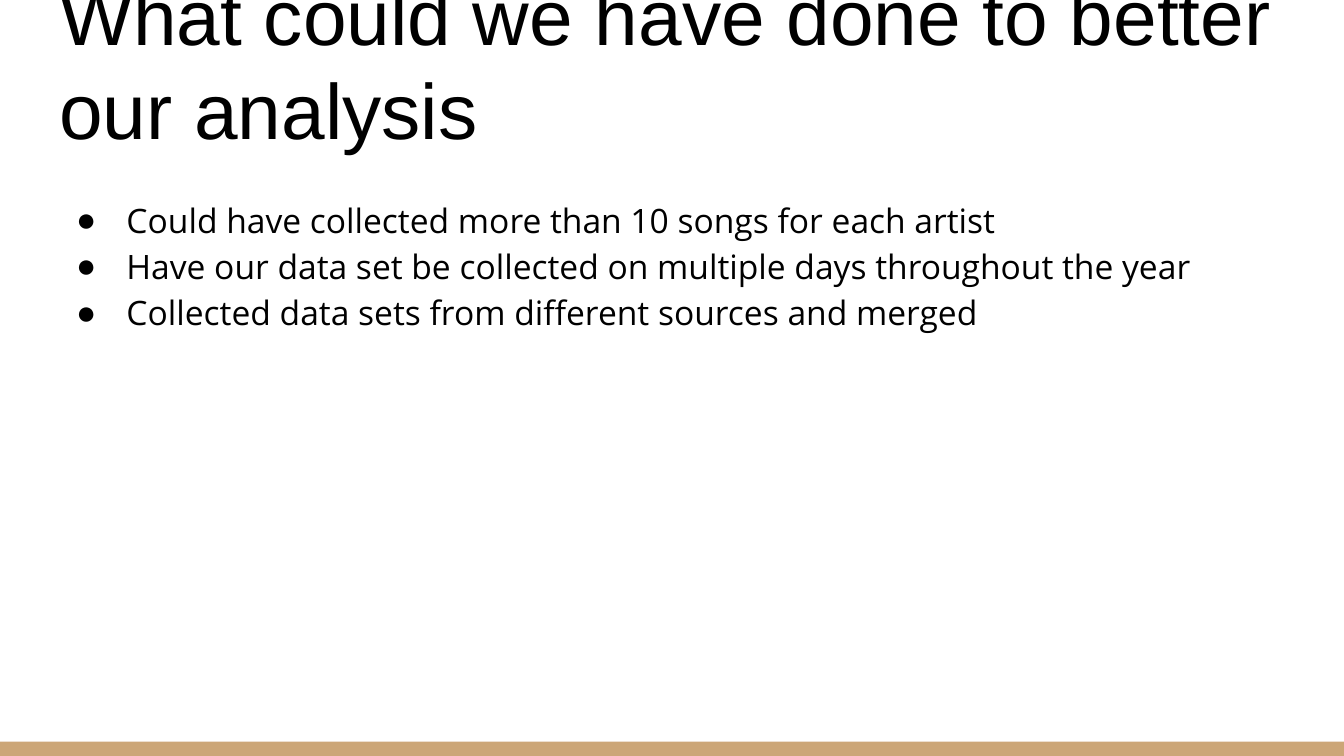
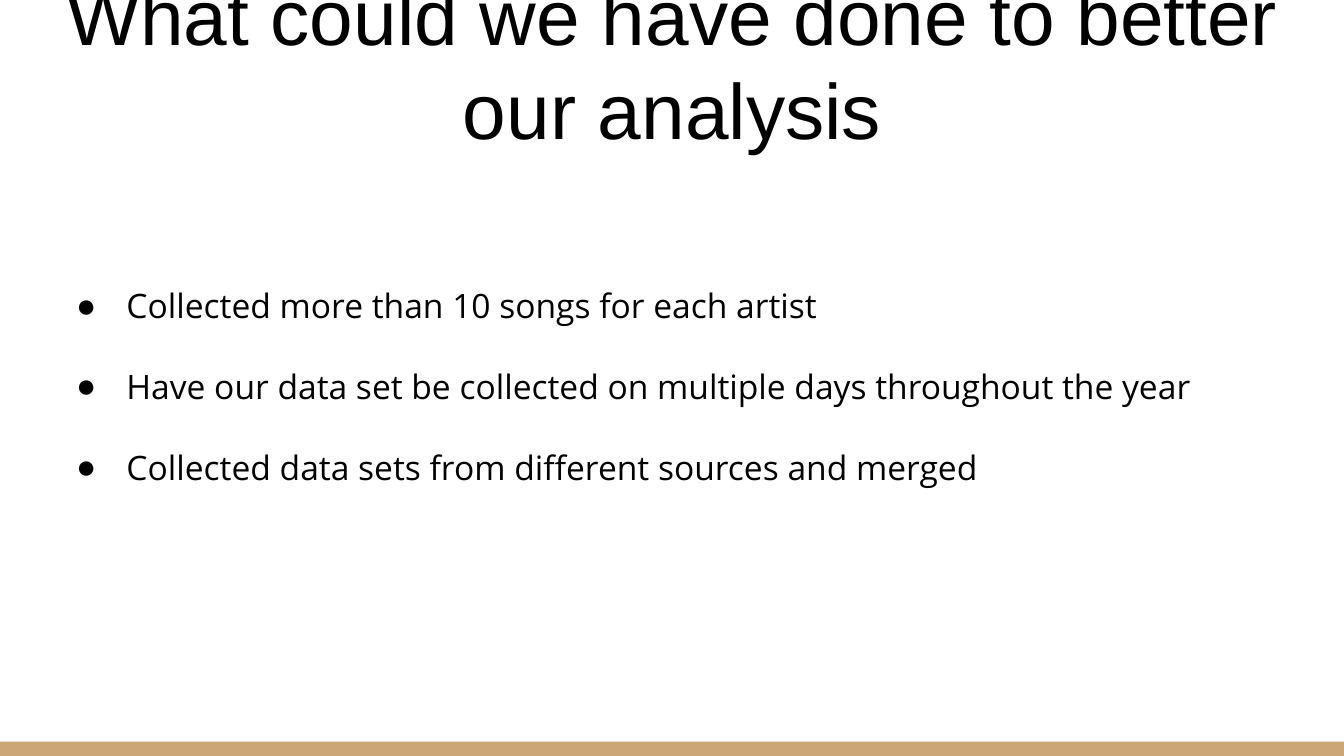
Before and after one commit to Nicholas-Simpson/Project1, a slide deck: slide 11 of Group 3 Presentation.pptx. Drawn at 1344x756 pixels with LibreOffice and Linux fonts; fonts in the diff are those of the drawing. Boxes give left, top, right and bottom in pixels: in the first picture for what was removed or moved away, otherwise in the second. Text is boxed around its words. In the diff, an @@ line names an element or a change of style, - is before the commit and + after.

```diff
--- a/Group 3 Presentation.pptx
+++ b/Group 3 Presentation.pptx
@@ title "What could we have done ..." at box(66, 0, 1277, 155): alignment left to centre @@
@@ text "Collected more than 10 songs ...": place and size @@
-text "Collected more than 10 songs ..." at box(126, 207, 1190, 333)
+text "Collected more than 10 songs ..." at box(126, 292, 1190, 488)
@@ text at box(126, 292, 817, 326): text changed @@
-● Could have collected more than 10 songs for each artist
+● Collected more than 10 songs for each artist
@@ text at box(126, 373, 1190, 488): line spacing 1.15 to 2 @@
```
Also in this commit, not shown: 6 other slides changed.
